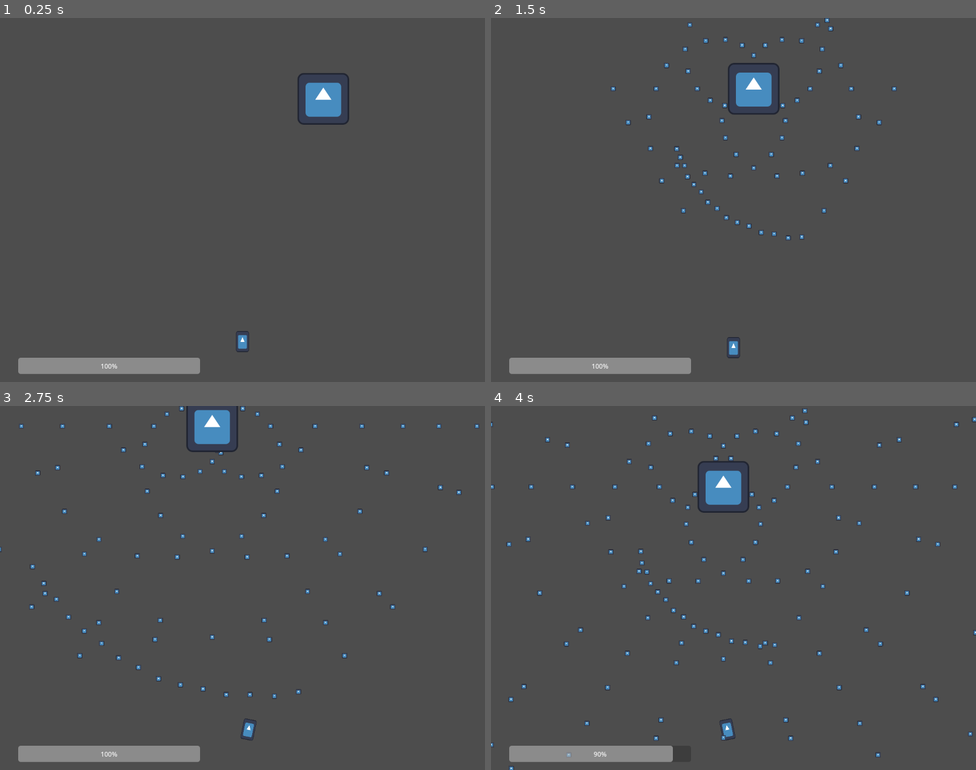
Above: before the commit, frames 1-4 (two rows, left to right).
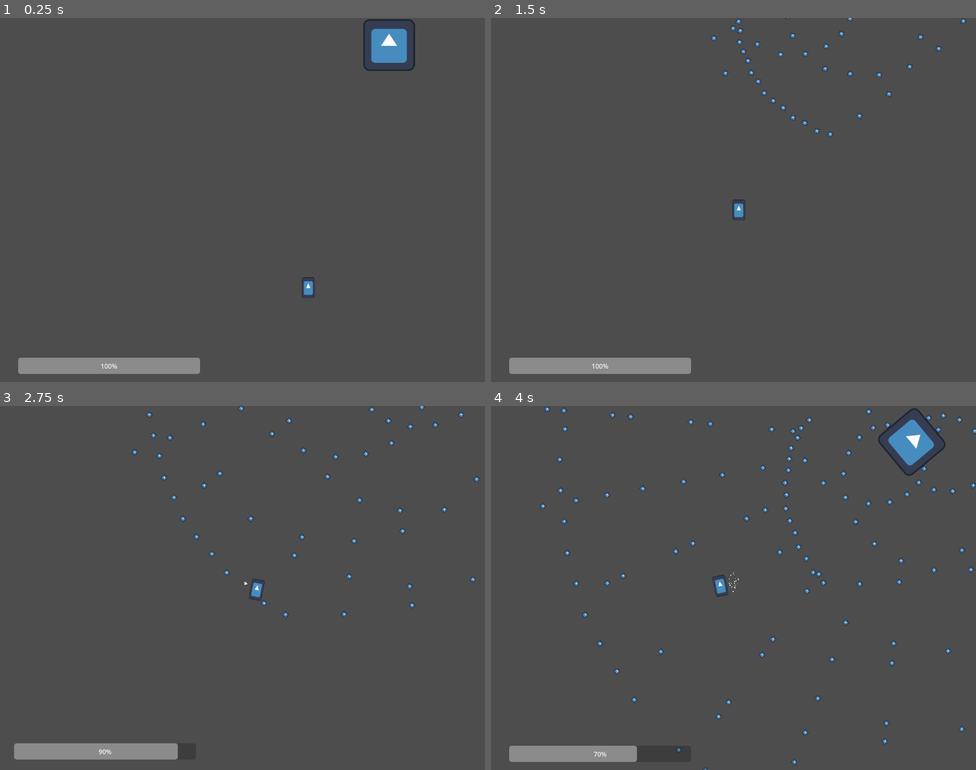
Above: after the commit, the same moments.

Repository: AustereTriceratops/BulletHellEngine
Game: Godot game, scene res://levels/level.tscn
Same seed, same stepped clock (60 frames per second), same inputs: the game is played once before the commit and once after it. The engine's default icon, where the game draws it, is replaced by a stand-in: a white triangle on a blue panel in a dark square.
Inputs:
- Up to frame 1 (0.25 s): no input
- Up to frame 2 (1.5 s): hold D (player_right) 0.53-1.28 s; hold Q (look_left, bound only after the commit) 0.53-1.28 s; tap E (look_right, bound only after the commit) at 0.8, 1.35 s; hold S (player_down) from 1.28 s (still down)
- Up to frame 3 (2.75 s): tap Q (look_left, bound only after the commit) at 1.55 s; release S (player_down) at 2.03 s; hold D (player_right) from 2.03 s (still down); hold Q (look_left, bound only after the commit) from 2.03 s (still down); tap E (look_right, bound only after the commit) at 2.3 s
- Up to frame 4 (4 s): release D (player_right) at 2.78 s; release Q (look_left, bound only after the commit) at 2.78 s; hold W (player_up) 2.78-3.53 s; tap E (look_right, bound only after the commit) at 2.85, 3.8 s; tap Q (look_left, bound only after the commit) at 3.05 s; hold A (player_left) from 3.53 s (still down); hold Q (look_left, bound only after the commit) from 3.53 s (still down)

The runs differ from the first frame. In frame 1, 2.0% of the frame differs, in the area x 48-86%, y 0-92%; in frame 2, 2.1%; in frame 3, 3.1%; in frame 4, 4.6%, in the area x 0-100%, y 0-100%.

Commit message:
camera rotating w/ player

Diff:
--- a/levels/level.tscn
+++ b/levels/level.tscn
@@ -24,6 +24,9 @@
 texture = SubResource("AtlasTexture_wme6u")
 
 [node name="PlayerCamera" type="Camera2D" parent="."]
+offset = Vector2(2.08165e-12, 2.08165e-12)
+ignore_rotation = false
+position_smoothing_enabled = true
 script = ExtResource("4_elmmd")
 
 [node name="UI" type="CanvasLayer" parent="."]
--- a/player/Player.tscn
+++ b/player/Player.tscn
@@ -10,7 +10,7 @@
 collision_mask = 2
 script = ExtResource("1_xof36")
 
-[node name="Sprite2D" type="Sprite2D" parent="."]
+[node name="Sprite" type="Sprite2D" parent="."]
 scale = Vector2(0.25, 0.4)
 texture = ExtResource("1_eaysy")
 
--- a/player/player.gd
+++ b/player/player.gd
@@ -2,10 +2,15 @@
 
 signal damaged(health)
 signal moved(position: Vector2)
+signal rotated(rotation: float)
+
+
 var particlesNode: Node
+var cameraNode: Camera2D
 
 var speed = 200
 var health = 100
+var rotationSpeed = 0.5
 
 # ========================
 # ==== CUSTOM METHODS ====
@@ -28,31 +33,41 @@
 
 func _process(delta):
 	var playerMoved = false
+	var playerRotated = false
 	var movementVec = Vector2(0, 0)
 
 	if Input.is_action_pressed('player_left'):
-		movementVec += Vector2(-1.0, 0.0)
+		movementVec -= global_transform.x
 		playerMoved = true
 	if Input.is_action_pressed('player_right'):
-		movementVec += Vector2(1.0, 0.0)
+		movementVec += global_transform.x
 		playerMoved = true
 	if Input.is_action_pressed('player_up'):
-		movementVec += Vector2(0.0, -1.0)
+		movementVec -= global_transform.y
 		playerMoved = true
 	if Input.is_action_pressed('player_down'):
-		movementVec += Vector2(0.0, 1.0)
+		movementVec += global_transform.y
 		playerMoved = true
+	if Input.is_action_pressed('look_right'):
+		rotate(rotationSpeed * delta)
+		playerRotated = true
+	if Input.is_action_pressed('look_left'):
+		rotate(-rotationSpeed * delta)
+		playerRotated = true
 
 	if playerMoved:
 		var direction = movementVec.normalized()
 		position += delta * speed * direction
 		moved.emit(position)
 
+	if playerRotated:
+		rotated.emit(rotation)
+
 func _input(event):
 	if Input.is_action_just_released('player_left') || Input.is_action_just_released('player_right'):
 		var tween = create_tween()
 		tween.tween_property(
-			self, 'rotation', 0, 0.3
+			$Sprite, 'rotation', 0, 0.3
 		).set_trans(Tween.TRANS_CUBIC).set_ease(Tween.EASE_OUT)
 
 	if Input.is_action_just_pressed('player_left'):
@@ -62,7 +77,7 @@
 
 		var tween = create_tween()
 		tween.tween_property(
-			self, 'rotation', -0.2, 0.3
+			$Sprite, 'rotation', -0.2, 0.3
 		).set_trans(Tween.TRANS_CUBIC).set_ease(Tween.EASE_OUT)
 
 	if Input.is_action_just_pressed('player_right'):
@@ -71,7 +86,7 @@
 
 		var tween = create_tween()
 		tween.tween_property(
-			self, 'rotation', 0.2, 0.3
+			$Sprite, 'rotation', 0.2, 0.3
 		).set_trans(Tween.TRANS_CUBIC).set_ease(Tween.EASE_OUT)
 
 func _on_body_entered(body):
--- a/player/playerCamera.gd
+++ b/player/playerCamera.gd
@@ -3,31 +3,25 @@
 
 var playerNode: Area2D
 
-var offsetFromPlayer = Vector2(0, 350)
-var playerPositionHistory = []
-var maxHistorySize = 10
-
 # ========================
 # ==== CUSTOM METHODS ====
 # ========================
 
-func player_moved(playerPosition: Vector2):
-	playerPositionHistory.append(playerPosition)
+func player_moved(playerPosition):
+	position = playerPosition
 
-	if playerPositionHistory.size() > maxHistorySize:
-		playerPositionHistory.remove_at(0)
-
-	position = Math.average_vec2_array(playerPositionHistory) - offsetFromPlayer
-	#position = playerPosition - offsetFromPlayer
+func player_rotated(playerRotation):
+	rotation = playerRotation
 
 # ========================
 # ===== NODE METHODS =====
 # ========================
 
 func _ready():
-	playerNode = get_tree().get_root().get_node('Level').get_node('Player')
+	playerNode = get_tree().get_root().get_node("Level").get_node("Player")
 	playerNode.moved.connect(player_moved)
-	position = playerNode.position - offsetFromPlayer
+	playerNode.rotated.connect(player_rotated)
+	position = playerNode.position
 
 func _process(delta):
 	pass
--- a/project.godot
+++ b/project.godot
@@ -53,6 +53,16 @@
 "events": [Object(InputEventKey,"resource_local_to_scene":false,"resource_name":"","device":-1,"window_id":0,"alt_pressed":false,"shift_pressed":false,"ctrl_pressed":false,"meta_pressed":false,"pressed":false,"keycode":0,"physical_keycode":83,"key_label":0,"unicode":115,"echo":false,"script":null)
 ]
 }
+look_left={
+"deadzone": 0.5,
+"events": [Object(InputEventKey,"resource_local_to_scene":false,"resource_name":"","device":-1,"window_id":0,"alt_pressed":false,"shift_pressed":false,"ctrl_pressed":false,"meta_pressed":false,"pressed":false,"keycode":0,"physical_keycode":81,"key_label":0,"unicode":113,"echo":false,"script":null)
+]
+}
+look_right={
+"deadzone": 0.5,
+"events": [Object(InputEventKey,"resource_local_to_scene":false,"resource_name":"","device":-1,"window_id":0,"alt_pressed":false,"shift_pressed":false,"ctrl_pressed":false,"meta_pressed":false,"pressed":false,"keycode":0,"physical_keycode":69,"key_label":0,"unicode":101,"echo":false,"script":null)
+]
+}
 
 [layer_names]
 
--- a/ui/uiManager.gd
+++ b/ui/uiManager.gd
@@ -33,4 +33,4 @@
 	playerNode = get_tree().get_root().get_node("Level").get_node("Player")
 	playerNode.damaged.connect(player_damaged)
 
-	cameraNode = get_tree().get_root().get_node("Level").get_node("PlayerCamera")
+	cameraNode = playerNode.get_node('Camera')
